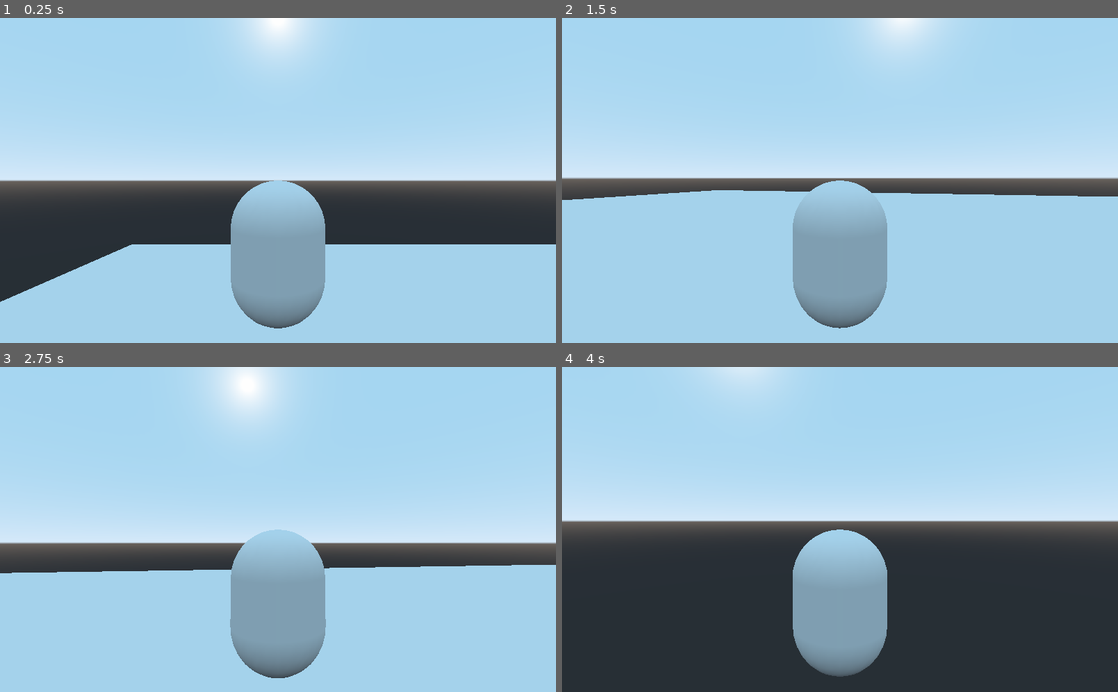
Above: before the commit, frames 1-4 (two rows, left to right).
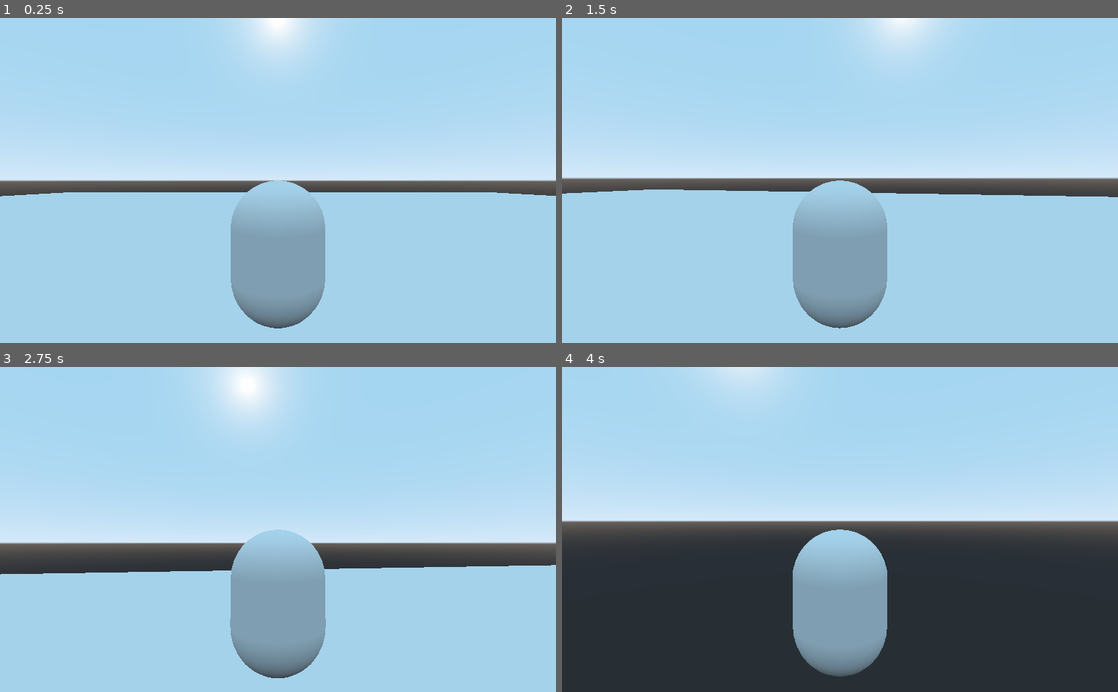
Above: after the commit, the same moments.

Repository: Attila1617/Symmetry
Game: Godot game, scene res://tscn/TestRoom.tscn
Two runs of this game, one before a commit and one after it. Both use one fixed random seed, a clock stepped at 60 frames per second and the inputs below.
Inputs (mouse positions are in pixels of both pictures, inside the frame that each line leads up to):
- Up to frame 1 (0.25 s): no input
- Up to frame 2 (1.5 s): move the mouse to (867, 180) at 0.52 s; hold W (move_forward) from 0.53 s (still down); tap Space (jump) at 0.77 s; move the mouse to (812, 180) at 1.27 s
- Up to frame 3 (2.75 s): keep holding W (move_forward); tap Space (jump) at 1.52 s; move the mouse to (289, 523) at 2.02 s
- Up to frame 4 (4 s): keep holding W (move_forward); move the mouse to (834, 536) at 2.77 s; tap Space (jump) at 3.02, 3.77 s; move the mouse to (878, 532) at 3.52 s

The runs differ from the first frame. In frame 1, 15% of the frame differs, in the area x 0-100%, y 53-88%; in frame 2, 0.4%; in frame 3, 0.2%; in frame 4, less than 0.1%.

Commit message:
experimental fixes

Diff:
--- a/Scripts/Player.gd
+++ b/Scripts/Player.gd
@@ -39,7 +39,7 @@
 	if Input.is_action_pressed("move_forward"):
 		direction -= transform.basis.z
 
-	if Input.is_action_pressed("move_backward"):
+	if Input.is_action_pressed("move_back"):
 		direction += transform.basis.z
 
 	if Input.is_action_pressed("move_left"):
--- a/tscn/TestRoom.tscn
+++ b/tscn/TestRoom.tscn
@@ -3,14 +3,12 @@
 [ext_resource path="res://tscn/Player.tscn" type="PackedScene" id=1]
 
 [node name="World" type="Spatial"]
+transform = Transform( 1, 0.000150755, 7.43837e-05, -0.000150715, 1, -0.000265409, -7.44664e-05, 0.000265386, 1, 0, 0, 0 )
 
 [node name="Floor" type="CSGBox" parent="."]
-transform = Transform( 60, 0, 0, 0, 0.05, 0, 0, 0, 60, 0, 0, 0 )
+transform = Transform( 60, -2.61543e-05, 0.0198228, 0.0313872, 0.05, -0.00657153, -0.0198197, 5.48409e-06, 60, 0, 0, 0 )
 calculate_tangents = false
 use_collision = true
 
 [node name="Player" parent="." instance=ExtResource( 1 )]
-transform = Transform( 1, 0, 0, 0, 1, 0, 0, 0, 1, -19.6317, 18.1683, -1.14079 )
-
-[node name="Camera" type="Camera" parent="Player"]
-transform = Transform( 1, 0, 0, 0, 0.857572, 0.514365, 0, -0.514365, 0.857572, 0, 9.40841, 8.8254 )
+transform = Transform( 1, 2.50306e-11, 0, -1.7284e-12, 1, 0, 0, 0, 1, -0.000585678, 3.88546, -0.00103119 )
